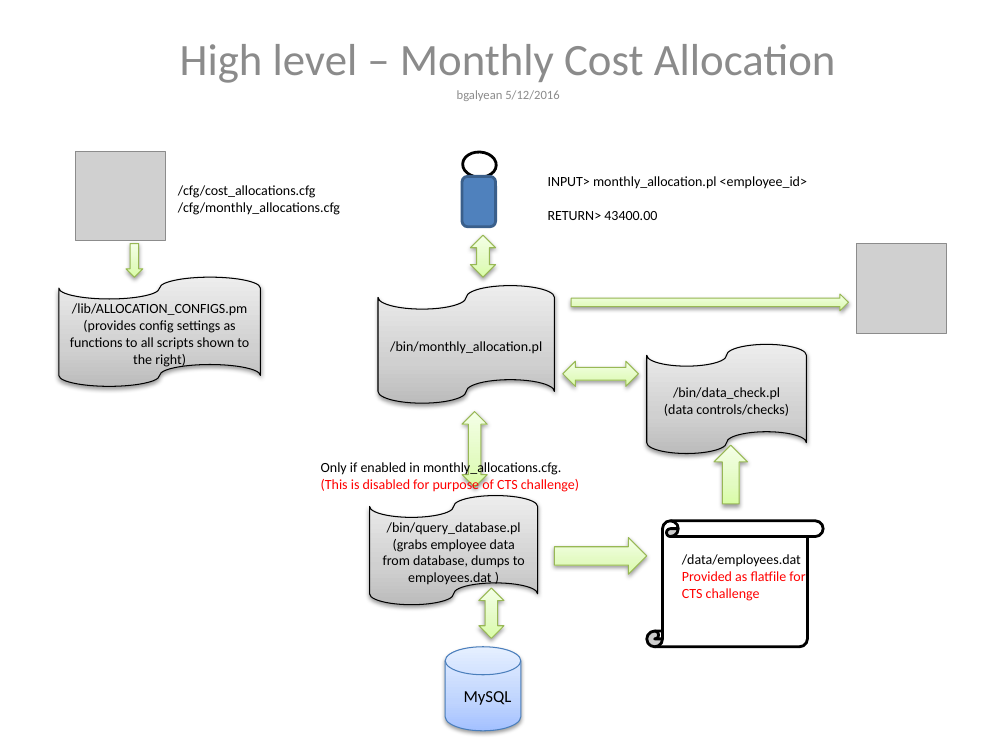
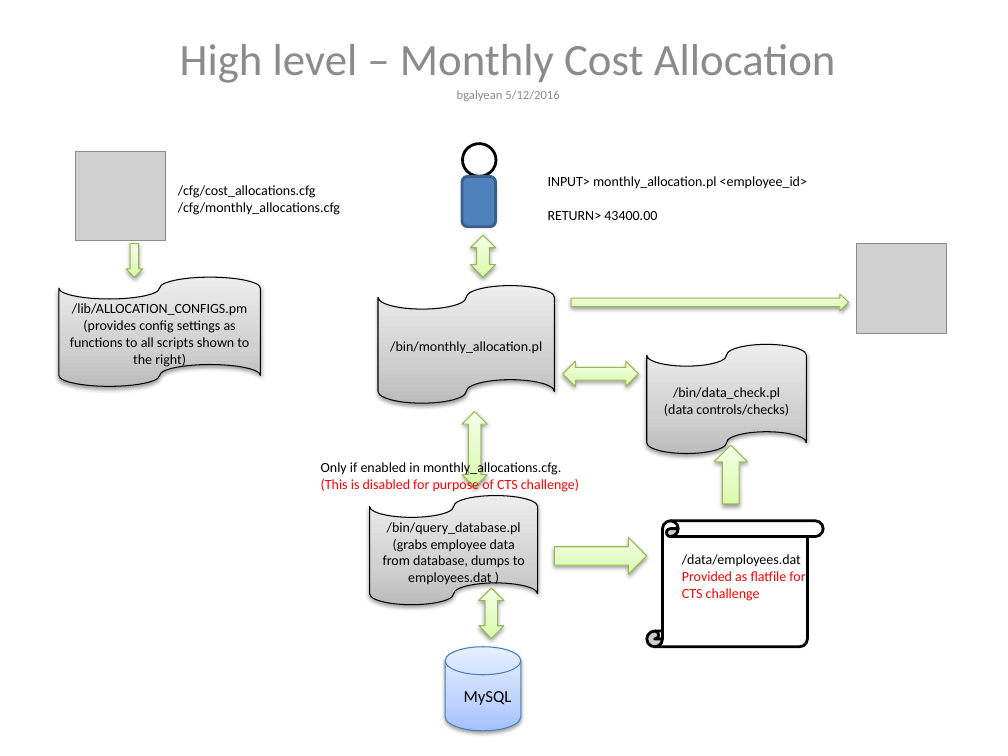
Before and after one commit to bgalyean636/cts_coding_challenge, a slide deck: slide 1 of monthly_allocation_high_level.pptx. Drawn at 1008x756 pixels with LibreOffice and Linux fonts; fonts in the diff are those of the drawing; grey boxes stand for pictures. Boxes give left, top, right and bottom in pixels: in the first picture for what was removed or moved away, otherwise in the second. Text is boxed around its words. In the diff, an @@ line names an element or a change of style, - is before the commit and + after.

```diff
--- a/monthly_allocation_high_level.pptx
+++ b/monthly_allocation_high_level.pptx
@@ ellipse: place and size @@
-ellipse at <box>462,151,497,178</box>
+ellipse at <box>462,143,497,177</box>
```
Also in this commit, not shown: 1 other file.
